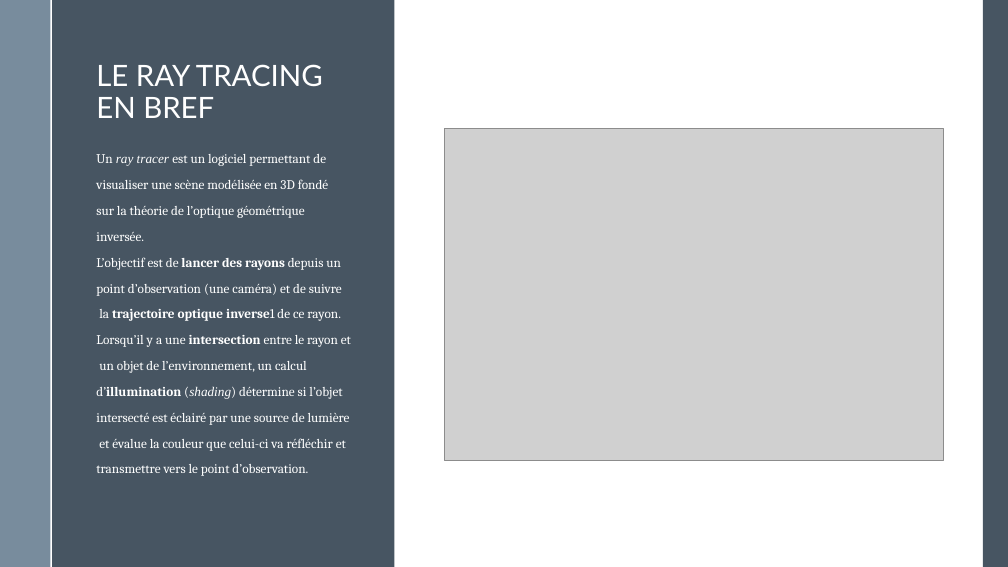
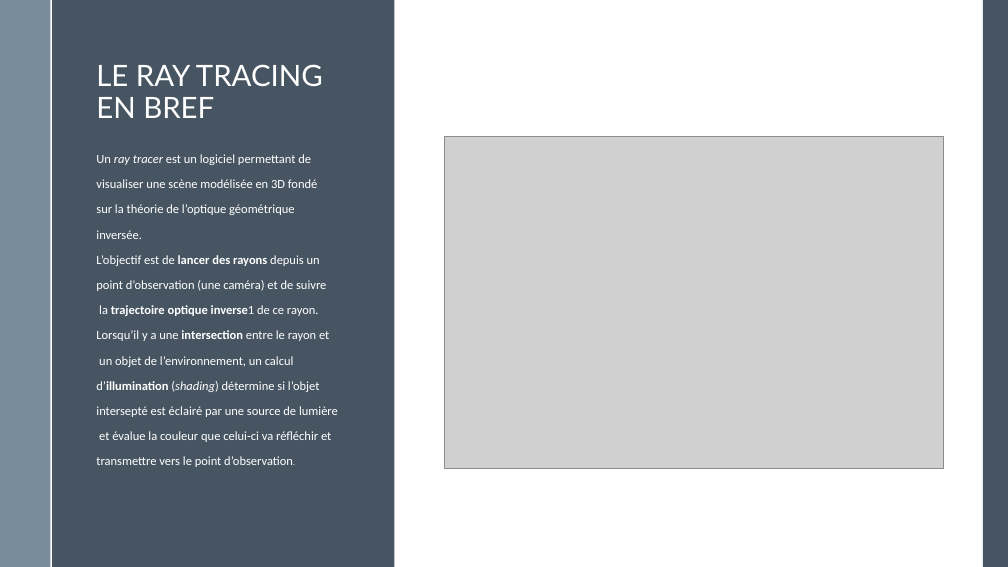
Before and after one commit to dudu3107/Data_Visu, a slide deck: slide 2 of Presentation projet raytracing.pptx. Drawn at 1008x567 pixels with LibreOffice and Linux fonts; fonts in the diff are those of the drawing; grey boxes stand for pictures. Boxes give left, top, right and bottom in pixels: in the first picture for what was removed or moved away, otherwise in the second. Text is boxed around its words. In the diff, an @@ line names an element or a change of style, - is before the commit and + after.

Commit message:
presentation MAJ

```diff
--- a/Presentation projet raytracing.pptx
+++ b/Presentation projet raytracing.pptx
@@ picture: place and size @@
-picture at box(445, 129, 943, 461)
+picture at box(445, 136, 943, 468)
@@ text at box(96, 154, 331, 467): size 12.6 to 11.9 pt; font Cambria to Calibri in "Un est un logiciel permettant de", "visualiser une scène modélisée en 3D fondé", "sur la théorie de l’optique géométrique", "inversée." and 8 more places; font Times New Roman to Calibri in "ray tracer", "(shading)"; size 12.6 to 8.6 pt in "d’observation." @@
@@ text at box(96, 406, 338, 417): text changed; size 12.6 to 11.9 pt; font Cambria to Calibri @@
-intersecté est éclairé par une source de lumière
+intersepté est éclairé par une source de lumière
```
Also in this commit, not shown: 1 other slide changed.
